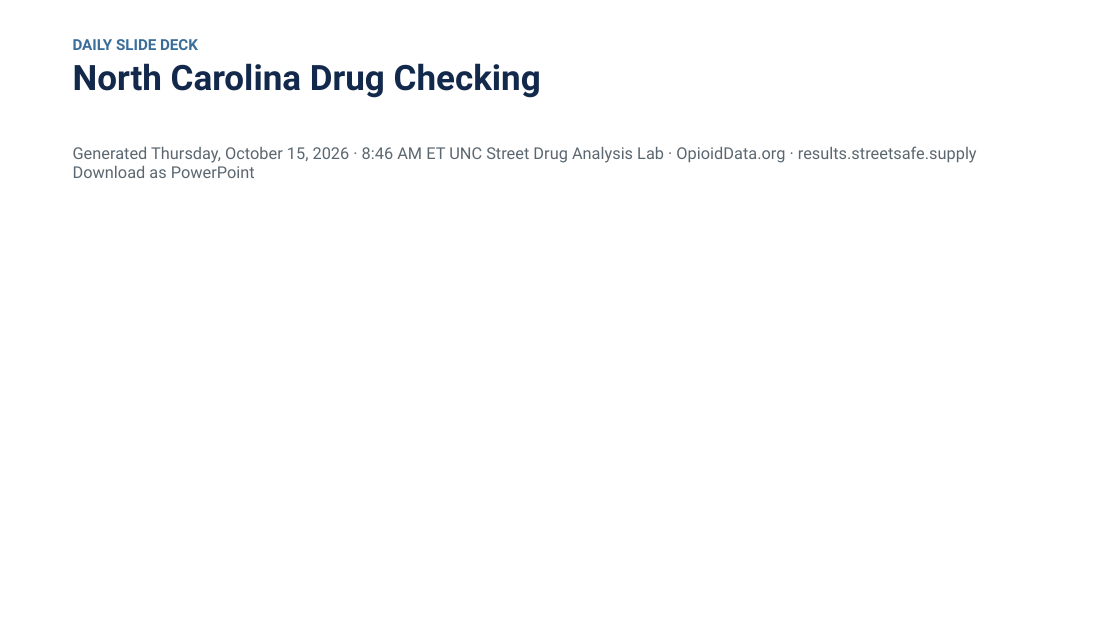
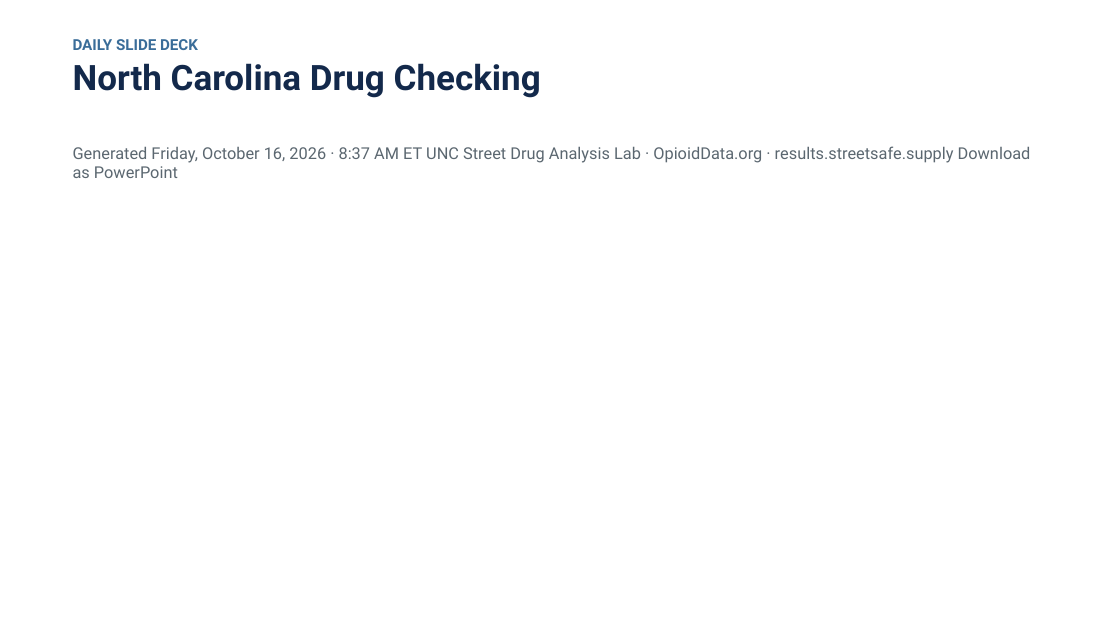
Before and after one commit to opioiddatalab/ncslides, a slide deck: slide 1 of docs/nc-drug-checking-latest.pptx. Drawn at 1120x630 pixels with LibreOffice and Linux fonts; fonts in the diff are those of the drawing. Boxes give left, top, right and bottom in pixels: in the first picture for what was removed or moved away, otherwise in the second. Text is boxed around its words. In the diff, an @@ line names an element or a change of style, - is before the commit and + after.

```diff
--- a/docs/nc-drug-checking-latest.pptx
+++ b/docs/nc-drug-checking-latest.pptx
@@ text at [73, 146, 1031, 178]: text changed @@
-Generated Thursday, October 15, 2026 · 8:46 AM ET UNC Street Drug Analysis Lab · OpioidData.org · results.streetsafe.supply Download as PowerPoint
+Generated Friday, October 16, 2026 · 8:37 AM ET UNC Street Drug Analysis Lab · OpioidData.org · results.streetsafe.supply Download as PowerPoint
```
Also in this commit, not shown: 5 other slides changed, 3 other files.
